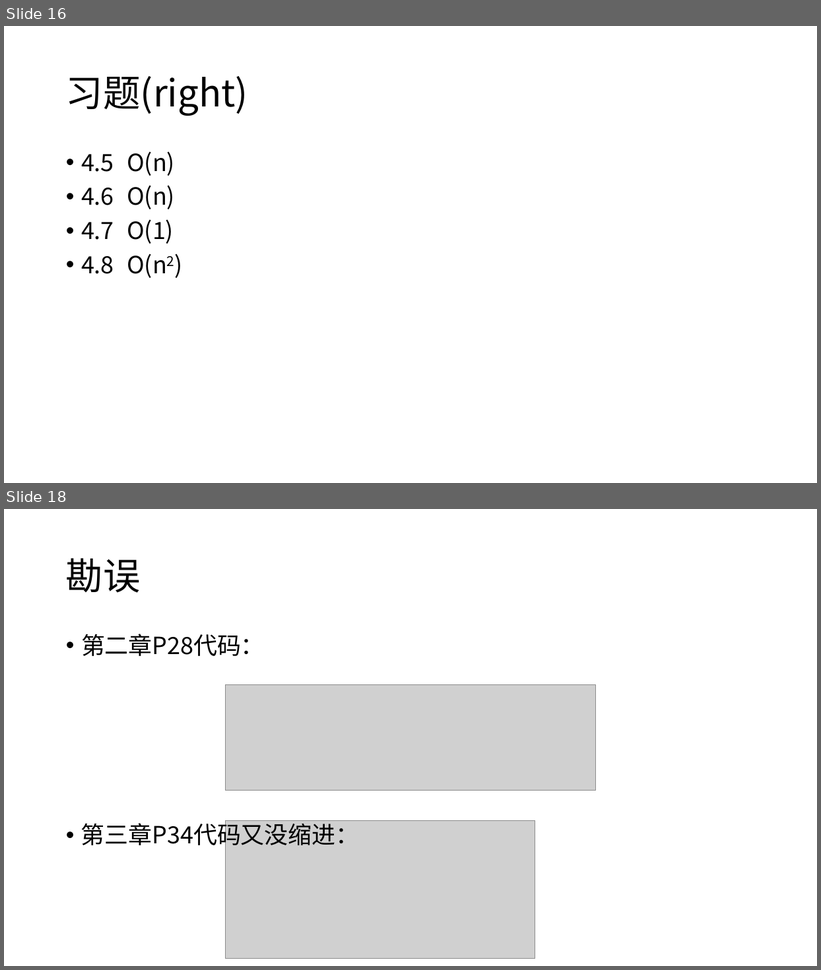
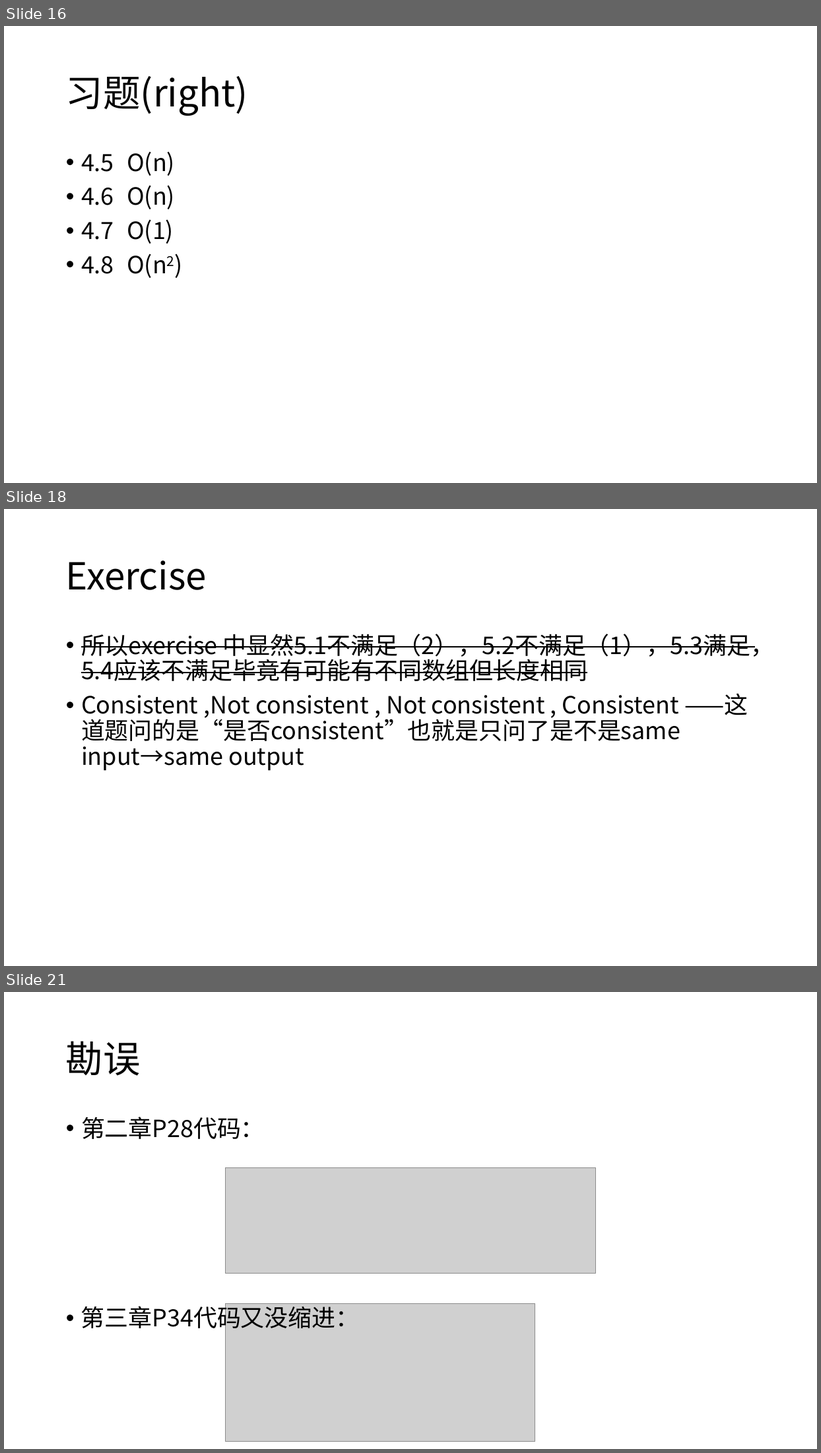
Before and after one commit to NoMatter-98/cityu-dg-cs, a slide deck: 20240916-算法图解/算法图解.pptx. Shown one above the other, each under a label of ours: slides 16 and 18 before the commit, slides 16, 18 and 21 after it; the slides between them are not shown. The pictures are 821x970 and 821x1453 pixels, drawn with LibreOffice and Linux fonts; fonts in the diff are those of the drawing; grey boxes stand for pictures. Boxes give left, top, right and bottom in pixels: in the first picture for what was removed or moved away, otherwise in the second. Text is boxed around its words. In the diff, an @@ line names an element or a change of style, - is before the commit and + after.

Commit message:
20240919W3WED课后
Network课程，有个Tutorial疑问基本问了，但还需要梳理
课上顺便看了看算法图解书，做了点笔记

```diff
--- a/20240916-算法图解/算法图解.pptx
+++ b/20240916-算法图解/算法图解.pptx
@@ slide 18 added at (4,509,817,966), background #FFFFFF @@
@@ title added at (66,560,207,590), 44 pt, text #000000 @@
+Exercise
@@ text added at (81,634,774,771), 28 pt, text #000000 @@
+• 所以exercise 中显然5.1不满足（2），5.2不满足（1），5.3满足，5.4应该不满足毕竟有可能有不同数组但长度相同
+• Consistent ,Not consistent , Not consistent , Consistent ——这道题问的是“是否consistent”也就是只问了是不是same input→same output
@@ what was slide 18 is now slide 21 @@
```
Also in this commit, not shown: 2 slides changed, 2 other slides added, 3 other files.
